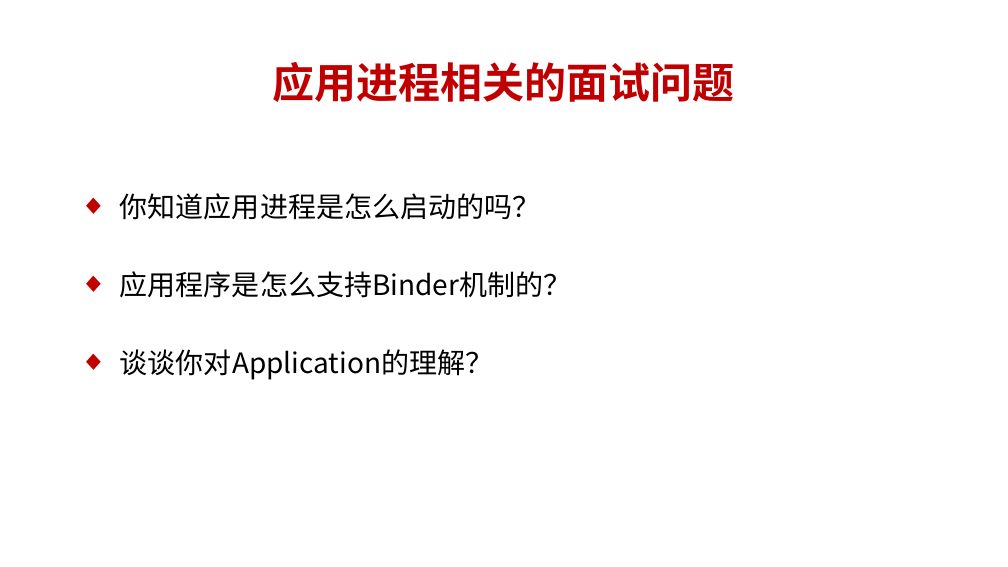
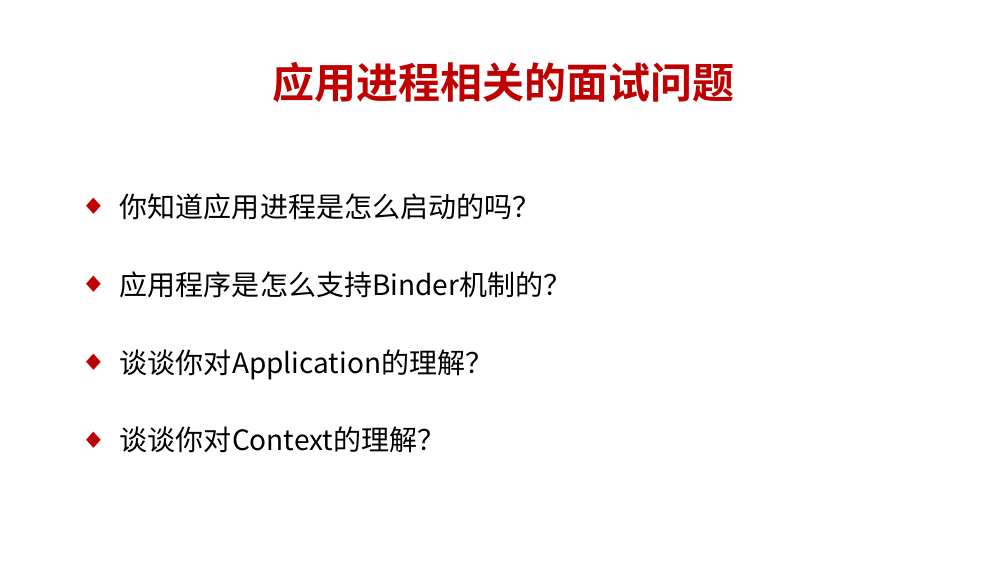
Before and after one commit to dingjikerbo/Android-Interview, a slide deck: slide 2 of Android Framework课程/第04章 应用进程/4.1 你知道应用进程是怎么启动的吗.pptx. Drawn at 1008x567 pixels with LibreOffice and Linux fonts; fonts in the diff are those of the drawing. Boxes give left, top, right and bottom in pixels: in the first picture for what was removed or moved away, otherwise in the second. Text is boxed around its words. In the diff, an @@ line names an element or a change of style, - is before the commit and + after.

```diff
--- a/Android Framework课程/第04章 应用进程/4.1 你知道应用进程是怎么启动的吗.pptx
+++ b/Android Framework课程/第04章 应用进程/4.1 你知道应用进程是怎么启动的吗.pptx
@@ text at [120,426,446,453]: paragraph added @@
+◆ 谈谈你对Context的理解？
```
Also in this commit, not shown: 1 slide removed, 60 other files.
